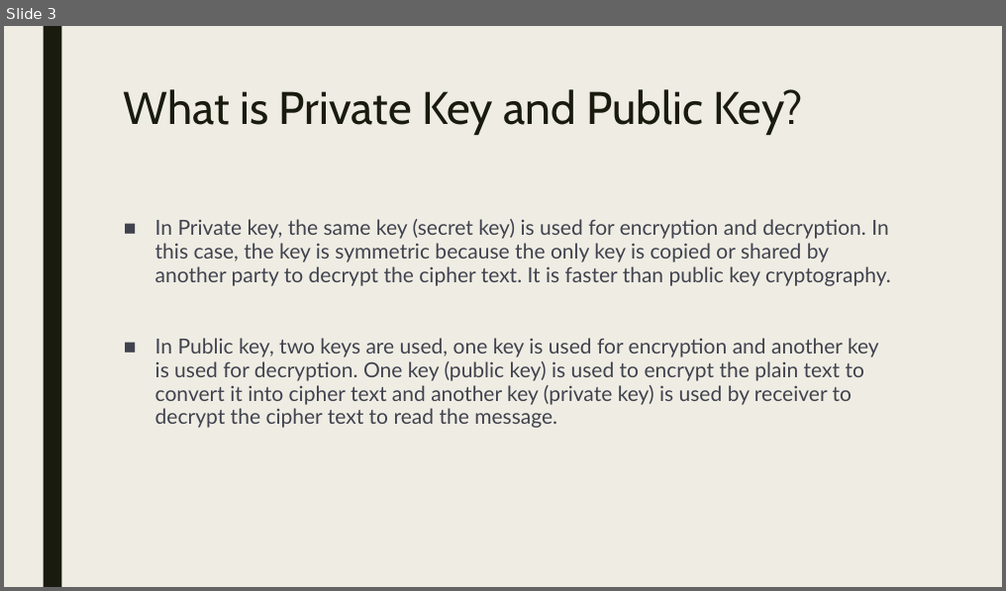
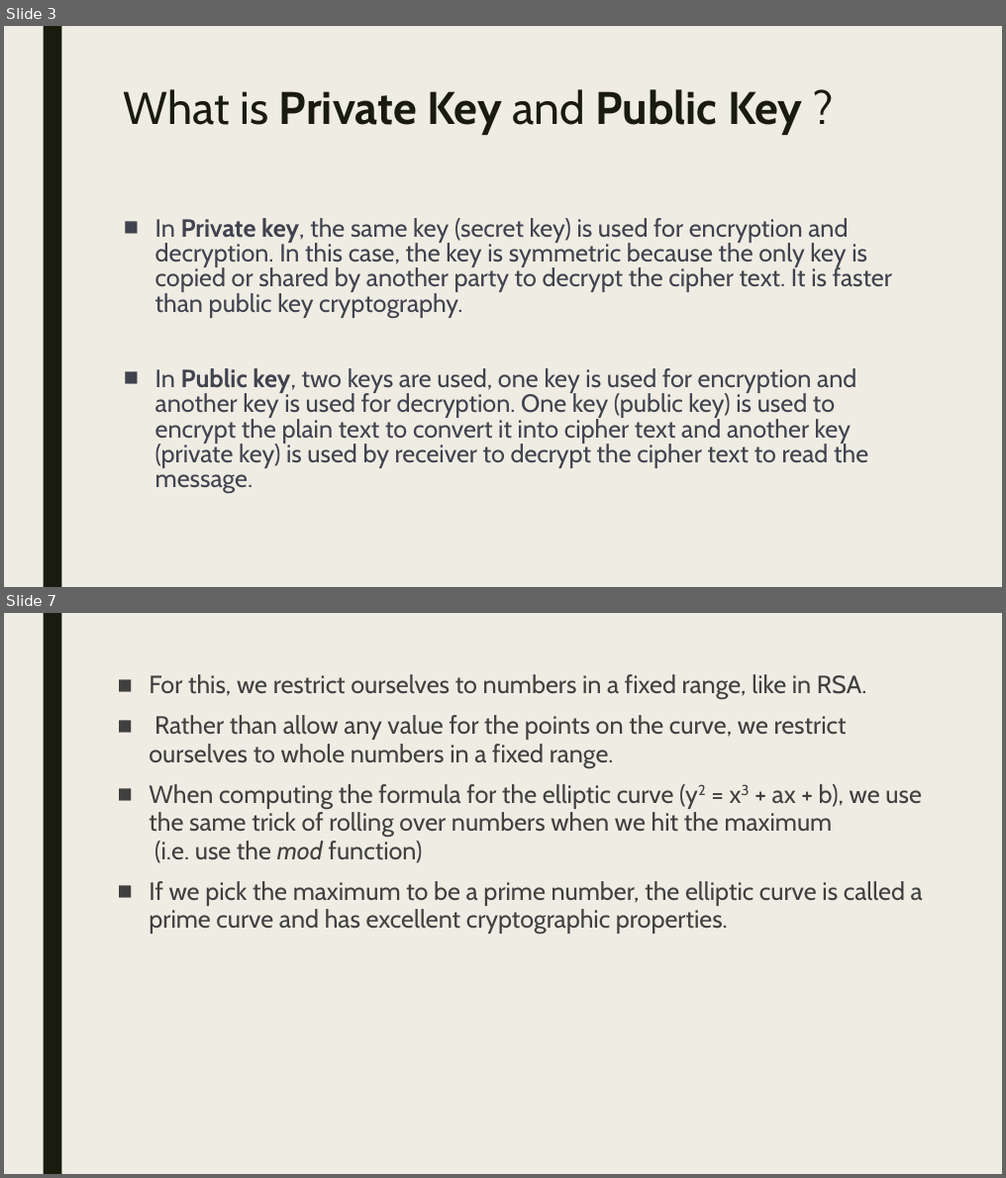
Before and after one commit to Jaidev810/ECC-Cipher, a slide deck: Ecc Cipher.pptx. Shown one above the other, each under a label of ours: slide 3 before the commit, slides 3 and 7 after it; the slides between them are not shown. The pictures are 1006x591 and 1006x1178 pixels, drawn with LibreOffice and Linux fonts; fonts in the diff are those of the drawing. Boxes give left, top, right and bottom in pixels: in the first picture for what was removed or moved away, otherwise in the second. Text is boxed around its words. In the diff, an @@ line names an element or a change of style, - is before the commit and + after.

```diff
--- a/Ecc Cipher.pptx
+++ b/Ecc Cipher.pptx
@@ slide 7 added at <box>4,613,1002,1174</box>, background #EFEDE3; not listed: 1 template element that a slide beside it also shows @@
@@ text added at <box>149,674,923,934</box>, 24 pt, text #404040 @@
+■ For this, we restrict ourselves to numbers in a fixed range, like in RSA.
+■ Rather than allow any value for the points on the curve, we restrict ourselves to whole numbers in a fixed range.
+■ When computing the formula for the elliptic curve (y2 = x3 + ax + b), we use the same trick of rolling over numbers when we hit the maximum
+  (i.e. use the mod function)
+■ If we pick the maximum to be a prime number, the elliptic curve is called a prime curve and has excellent cryptographic properties.
@@ slide 3 changed as well @@
@@ title at <box>124,89,802,135</box>: text changed; bold on @@
-What is Private Key and Public Key?
+What is Private Key and Public Key ?
@@ text "In Private key, the same ..." at <box>155,218,892,494</box>: size 20 to 24 pt, font Lato to Cabin; bold on in "Private key,", "Public key,"; line spacing 0.94 to 0.84 @@
```
Also in this commit, not shown: 2 other slides changed, 3 other slides added, 5 slides removed.
